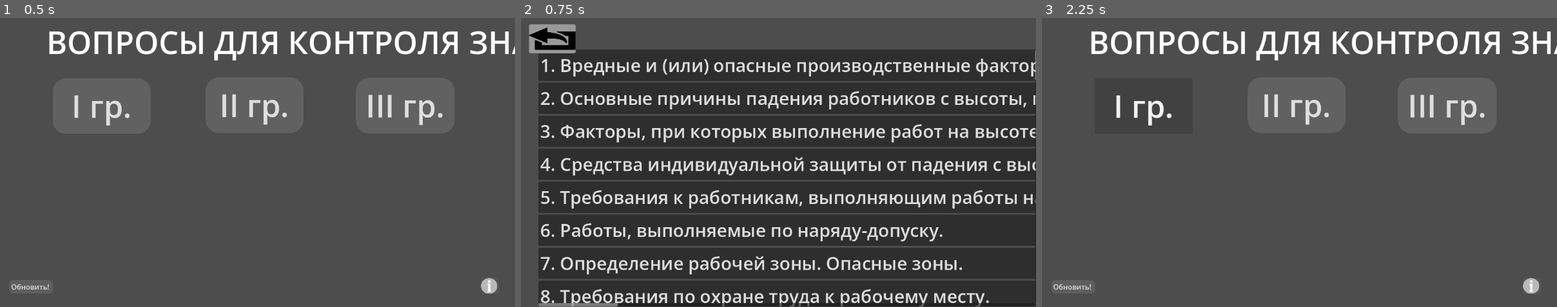
Above: before the commit, frames 1-3 (left to right).
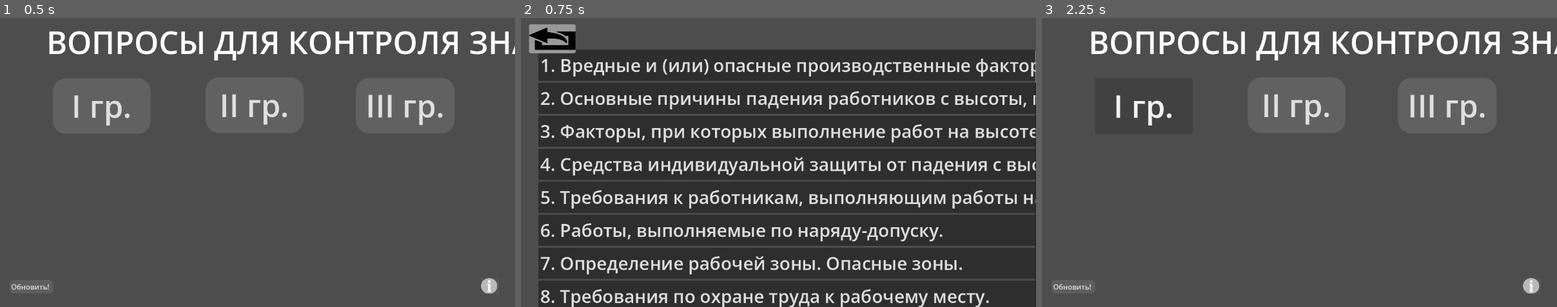
Above: after the commit, the same moments.

Repository: MV1312/labor_protection
Game: Godot game, scene res://scenes/main.tscn
Two runs of this game, one before a commit and one after it. Both use one fixed random seed, a clock stepped at 60 frames per second and the inputs below.
Inputs (mouse positions are in pixels of both pictures, inside the frame that each line leads up to):
- Up to frame 1 (0.5 s): no input
- Up to frame 2 (0.75 s): click "II гр." at 0.5 s
- Up to frame 3 (2.25 s): click (1072, 38) at 1.25 s; click "I гр." at 2 s

Frame 1 is identical in both runs. In frame 2, 0.3% of the frame differs, in the area x 3-100%, y 21-100%; in frame 3, nothing differs.

Commit message:
updating the apk file

Diff:
--- a/scenes/questions_2.tscn
+++ b/scenes/questions_2.tscn
@@ -29,17 +29,17 @@
 [node name="ScrollContainer" type="ScrollContainer" parent="." unique_id=1077808367]
 layout_mode = 1
 anchors_preset = -1
+anchor_left = 0.033
 anchor_top = 0.11100001
-anchor_right = 1.0
-anchor_bottom = 1.0
-offset_left = 39.0
+anchor_right = 0.99300003
+anchor_bottom = 1.0500001
+offset_left = 0.52199936
 offset_top = -0.040008545
-offset_right = -8.0
-offset_bottom = 7.0
+offset_right = 0.1619873
+offset_bottom = -6.1035156e-05
 grow_horizontal = 2
 grow_vertical = 2
 scroll_horizontal_custom_step = 0.0
-metadata/_edit_lock_ = true
 
 [node name="VBoxContainer" type="VBoxContainer" parent="ScrollContainer" unique_id=1590031518]
 layout_mode = 2
Not shown, changed: release/OT.apk
